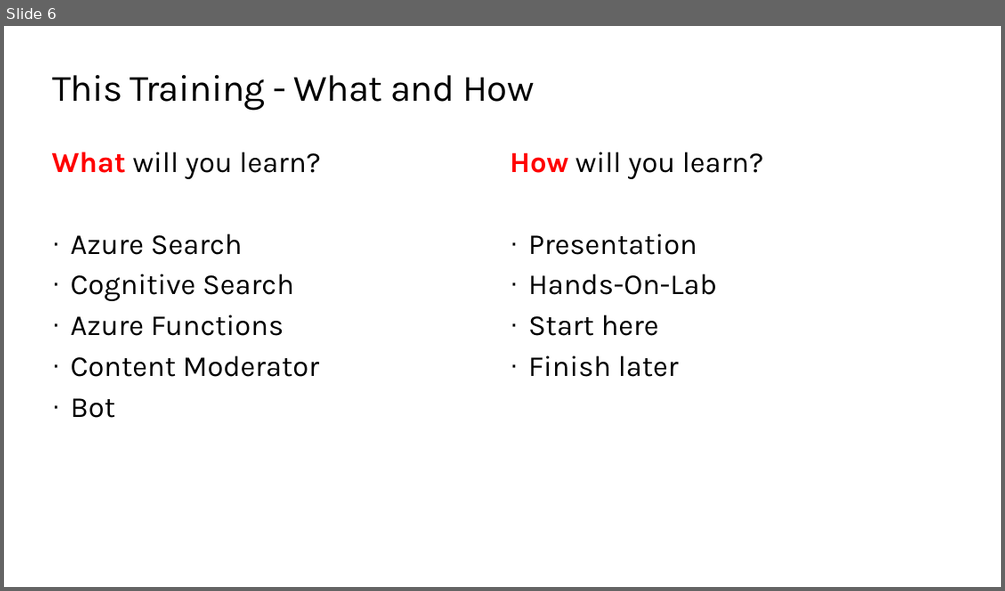
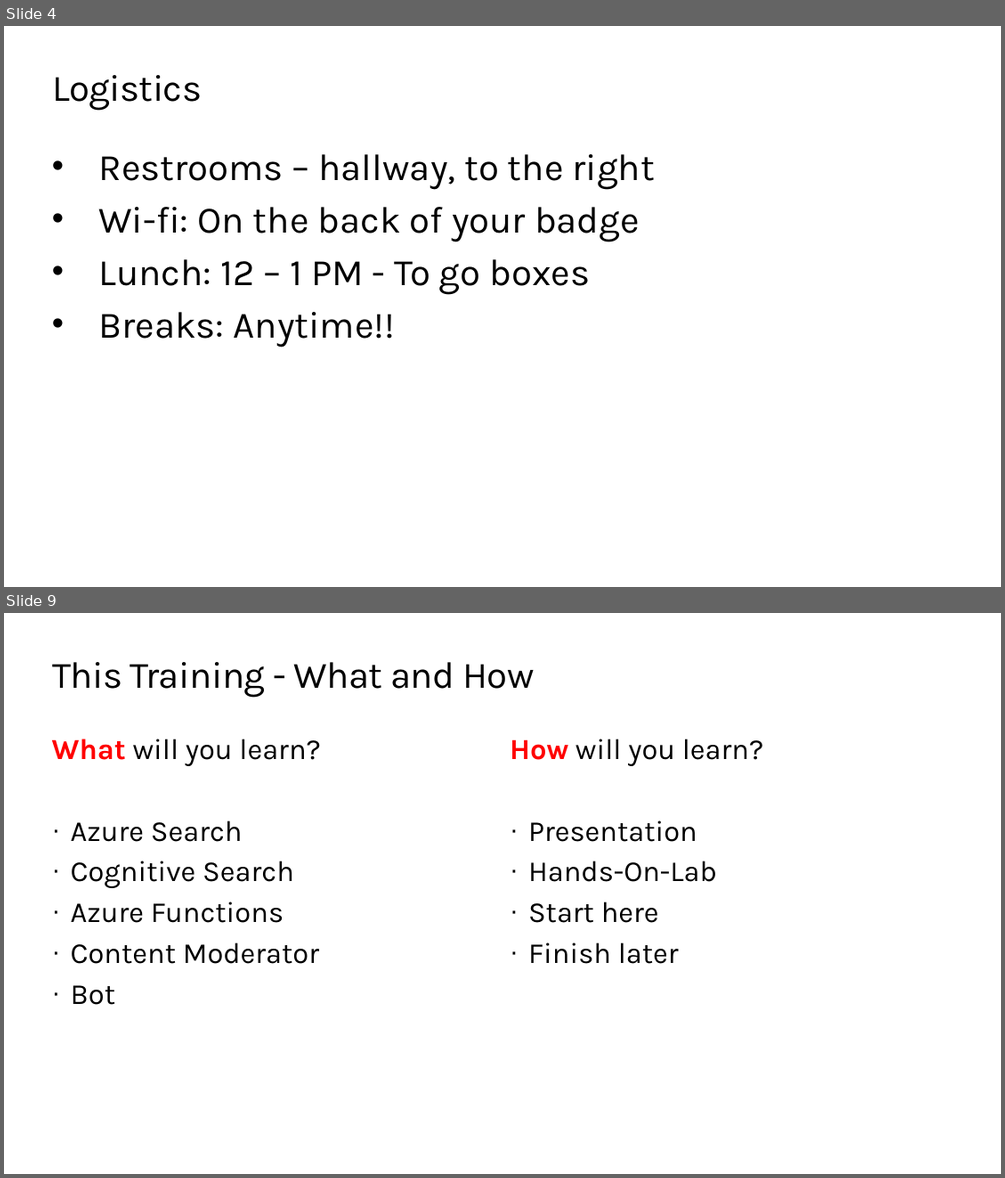
Before and after one commit to QuirkyDataScientist1978/Build-a-knowledge-mining-solution-using-Azure-AI, a slide deck: resources/slides/Opening.pptx. Shown one above the other, each under a label of ours: slide 6 before the commit, slides 4 and 9 after it; the slides between them are not shown. The pictures are 1005x591 and 1005x1178 pixels, drawn with LibreOffice and Linux fonts; fonts in the diff are those of the drawing; background and template pictures are left out. Boxes give left, top, right and bottom in pixels: in the first picture for what was removed or moved away, otherwise in the second. Text is boxed around its words. In the diff, an @@ line names an element or a change of style, - is before the commit and + after.

```diff
--- a/resources/slides/Opening.pptx
+++ b/resources/slides/Opening.pptx
@@ slide 4 added at [4, 26, 1001, 587], background #FFFFFF @@
@@ title added at [52, 75, 202, 111], 36 pt, text #000000 @@
+Logistics
@@ text added at [98, 154, 655, 347], 36 pt, text #000000 @@
+• Restrooms – hallway, to the right
+• Wi-fi: On the back of your badge
+• Lunch: 12 – 1 PM - To go boxes
+• Breaks: Anytime!!
@@ what was slide 6 is now slide 9 @@
```
Also in this commit, not shown: 5 slides changed, 2 other slides added.
